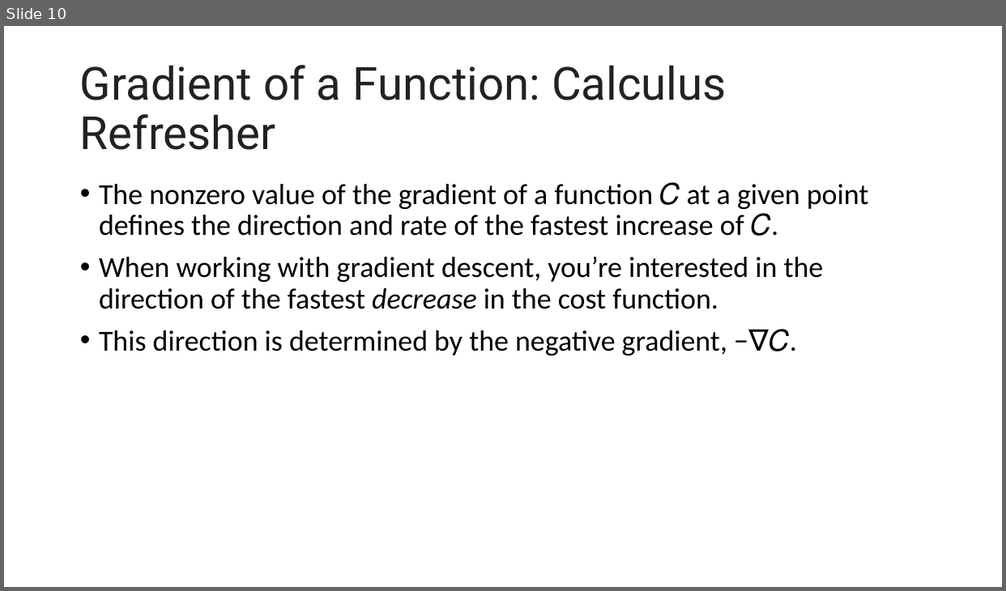
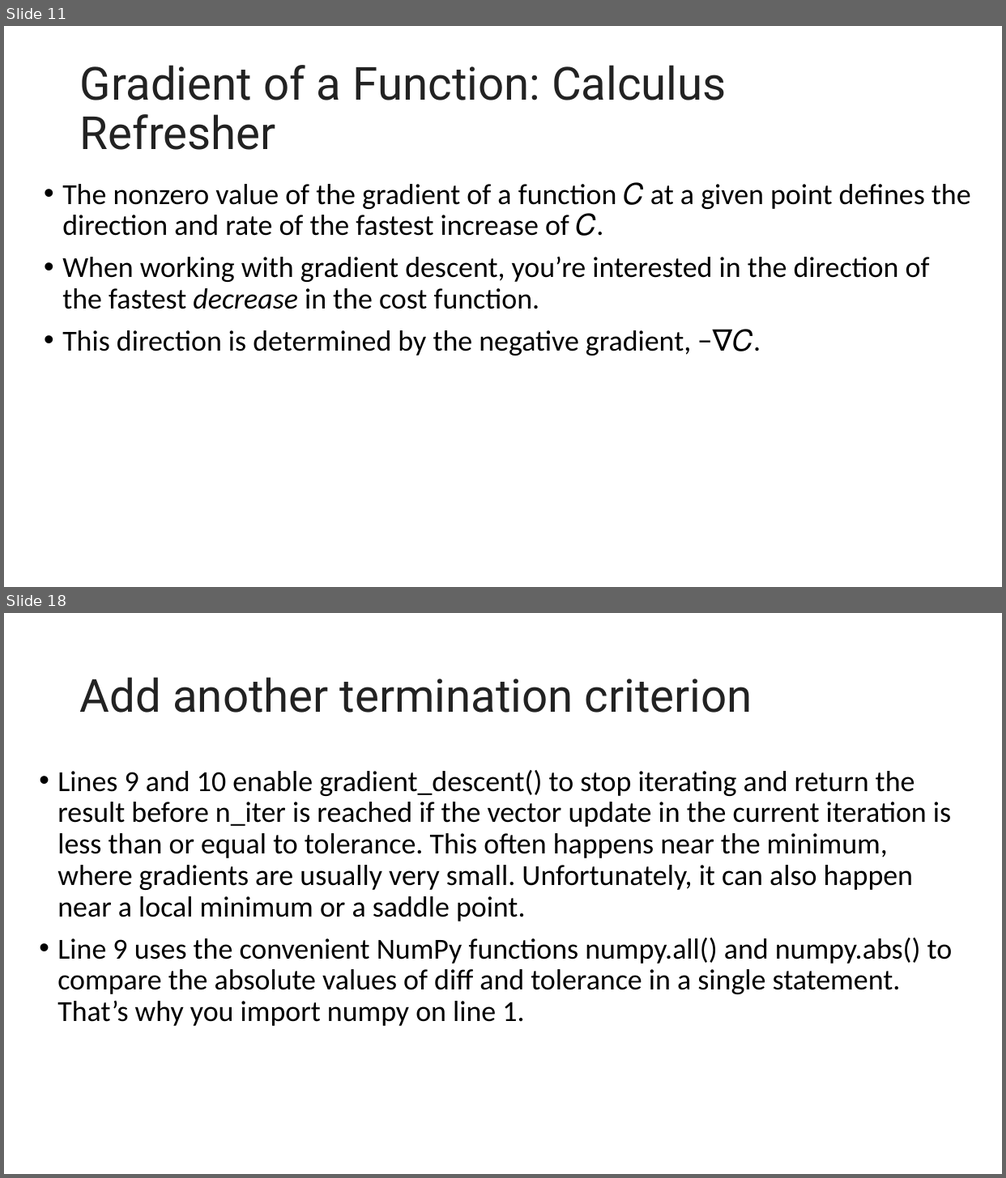
Before and after one commit to motazsaad/Math-Statistics-DataScience, a slide deck: slides/Stochastic Gradient Descent Algorithm.pptx. Shown one above the other, each under a label of ours: slide 10 before the commit, slides 11 and 18 after it; the slides between them are not shown. The pictures are 1006x591 and 1006x1178 pixels, drawn with LibreOffice and Linux fonts; fonts in the diff are those of the drawing. Boxes give left, top, right and bottom in pixels: in the first picture for what was removed or moved away, otherwise in the second. Text is boxed around its words. In the diff, an @@ line names an element or a change of style, - is before the commit and + after.

```diff
--- a/slides/Stochastic Gradient Descent Algorithm.pptx
+++ b/slides/Stochastic Gradient Descent Algorithm.pptx
@@ slide 18 added at [4, 613, 1002, 1174], background #FFFFFF @@
@@ title added at [80, 677, 752, 713], 44 pt, text #222222 @@
+Add another termination criterion
@@ text added at [57, 770, 953, 1026], 28 pt, text #000000 @@
+• Lines 9 and 10 enable gradient_descent() to stop iterating and return the result before n_iter is reached if the vector update in the current iteration is less than or equal to tolerance. This often happens near the minimum, where gradients are usually very small. Unfortunately, it can also happen near a local minimum or a saddle point.
+• Line 9 uses the convenient NumPy functions numpy.all() and numpy.abs() to compare the absolute values of diff and tolerance in a single statement. That’s why you import numpy on line 1.
@@ what was slide 10 is now slide 11 @@
@@ slide 11 changed as well @@
@@ text "The nonzero value of the ..." rewrapped from [99, 182, 868, 356] to [62, 182, 971, 356] @@
```
Also in this commit, not shown: 7 other slides changed, 27 other slides added, 1 other file.
